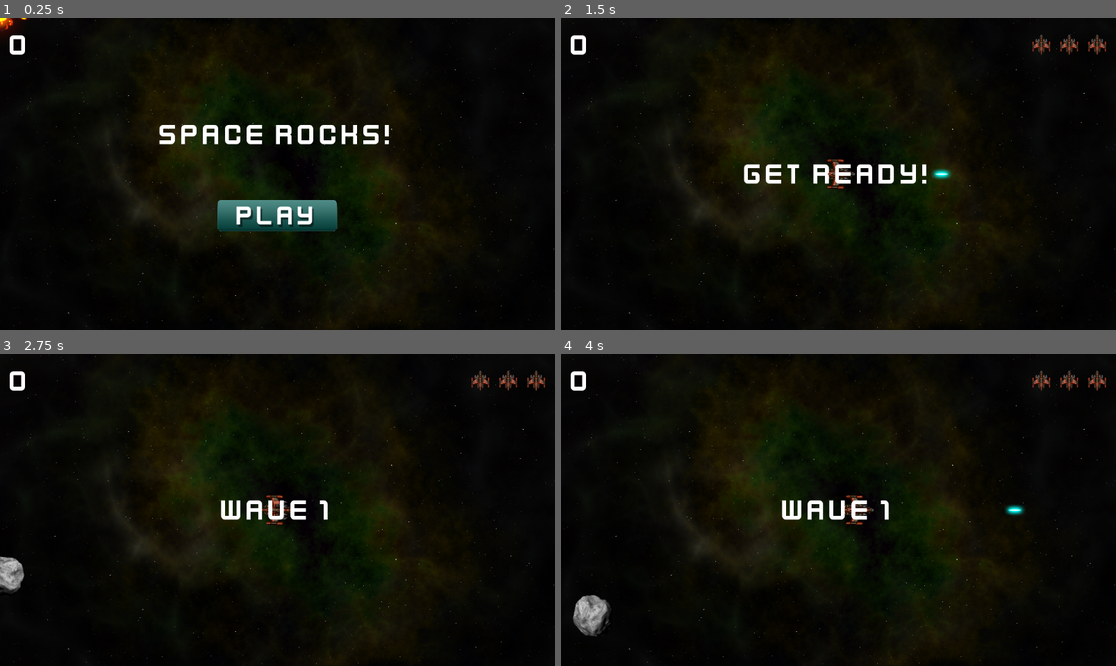
Above: before the commit, frames 1-4 (two rows, left to right).
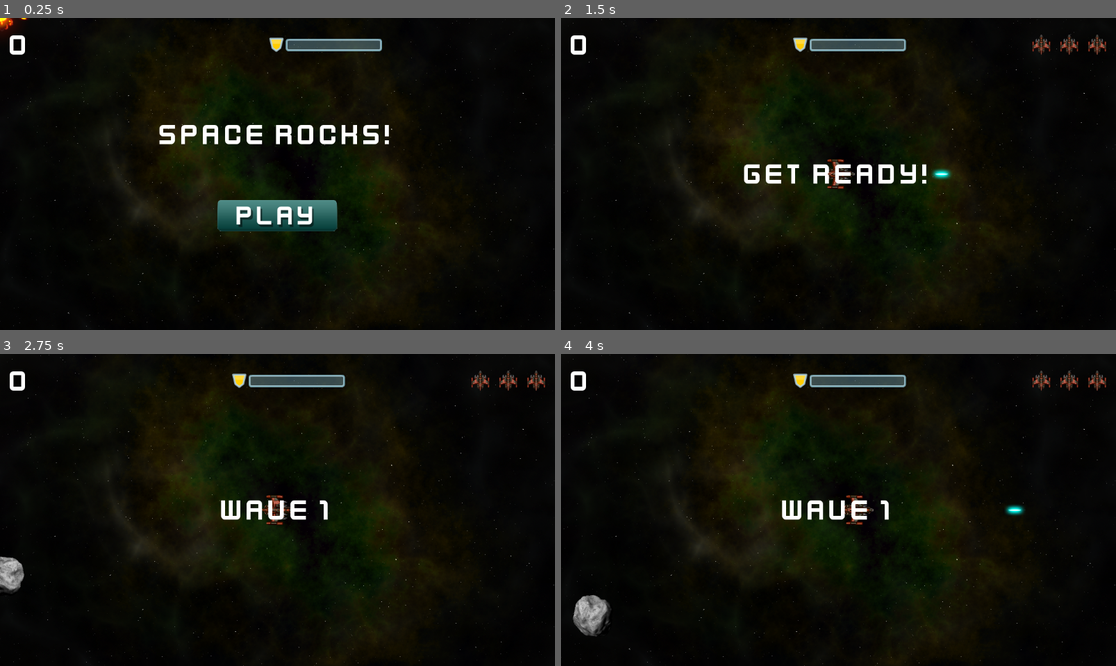
Above: after the commit, the same moments.

Repository: zenoplex/space-rocks
Game: Godot game, scene res://Main/main.tscn
Two runs of this game, one before a commit and one after it. Both use one fixed random seed, a clock stepped at 60 frames per second and the inputs below.
Inputs (mouse positions are in pixels of both pictures, inside the frame that each line leads up to):
- Up to frame 1 (0.25 s): no input
- Up to frame 2 (1.5 s): click (838, 214) at 0.5 s; tap Enter at 1.25 s; hold D (rotate_right) from 1.28 s (still down); hold Space (shoot) from 1.28 s (still down)
- Up to frame 3 (2.75 s): release D (rotate_right) at 2.03 s; release Space (shoot) at 2.03 s; hold A (rotate_left) from 2.03 s (still down); tap Space (shoot) at 2.1 s
- Up to frame 4 (4 s): release A (rotate_left) at 2.78 s; hold D (rotate_right) 2.78-3.53 s; hold Space (shoot) 2.78-3.53 s; hold W (thrust) from 3.53 s (still down); tap Space (shoot) at 3.6 s

The runs differ from the first frame. In frame 1, 0.8% of the frame differs, in the area x 48-69%, y 6-11%; in frame 2, 0.8%; in frame 3, 0.8%; in frame 4, 0.8%.

Commit message:
feat: Add shield hud

Diff:
--- a/hud/hud.tscn
+++ b/hud/hud.tscn
@@ -1,10 +1,13 @@
-[gd_scene load_steps=6 format=3 uid="uid://bc4p5vxei7r8s"]
+[gd_scene load_steps=9 format=3 uid="uid://bc4p5vxei7r8s"]
 
 [ext_resource type="FontFile" uid="uid://bflxm1j2nasx2" path="res://assets/kenvector_future_thin.ttf" id="1_8m8oi"]
 [ext_resource type="Script" path="res://hud/hud.gd" id="1_rvhus"]
 [ext_resource type="Texture2D" uid="uid://dhu0cmb1owl3b" path="res://assets/player_small.png" id="2_4kshx"]
+[ext_resource type="Texture2D" uid="uid://8uo5804lxyae" path="res://hud/shield_gold.png" id="3_i6tuw"]
 [ext_resource type="Texture2D" uid="uid://vgdhrpxruff1" path="res://assets/play_button.png" id="3_v1tfr"]
+[ext_resource type="Texture2D" uid="uid://bir1iycseq3jh" path="res://hud/bar_glass_200.png" id="4_5eo2r"]
 [ext_resource type="Texture2D" uid="uid://b0to8rhnwlpdq" path="res://assets/play_button_h.png" id="4_aohq5"]
+[ext_resource type="Texture2D" uid="uid://cwvkw1mgy6dvn" path="res://hud/bar_green_200.png" id="5_w6uxd"]
 
 [node name="HUD" type="CanvasLayer"]
 layer = -1
@@ -28,10 +31,24 @@
 
 [node name="ScoreLabel" type="Label" parent="MarginContainer/HBoxContainer"]
 layout_mode = 2
-size_flags_horizontal = 3
+size_flags_horizontal = 2
 theme_override_fonts/font = ExtResource("1_8m8oi")
 theme_override_font_sizes/font_size = 64
 text = "0"
+
+[node name="TextureRect" type="TextureRect" parent="MarginContainer/HBoxContainer"]
+layout_mode = 2
+texture = ExtResource("3_i6tuw")
+stretch_mode = 3
+
+[node name="ShieldBar" type="TextureProgressBar" parent="MarginContainer/HBoxContainer"]
+layout_mode = 2
+size_flags_horizontal = 3
+size_flags_vertical = 4
+max_value = 1.0
+step = 0.01
+texture_over = ExtResource("4_5eo2r")
+texture_progress = ExtResource("5_w6uxd")
 
 [node name="LivesCounter" type="HBoxContainer" parent="MarginContainer/HBoxContainer"]
 layout_mode = 2
Renamed: assets/bar_glass_200.png -> hud/bar_glass_200.png
Not shown, changed: hud/bar_glass_200.png.import
Renamed: assets/bar_green_200.png -> hud/bar_green_200.png
Not shown, changed: hud/bar_green_200.png.import
Renamed: assets/bar_red_200.png -> hud/bar_red_200.png
Not shown, changed: hud/bar_red_200.png.import
Renamed: assets/bar_yellow_200.png -> hud/bar_yellow_200.png
Not shown, changed: hud/bar_yellow_200.png.import
Renamed: assets/shield_gold.png -> hud/shield_gold.png
Not shown, changed: hud/shield_gold.png.import
